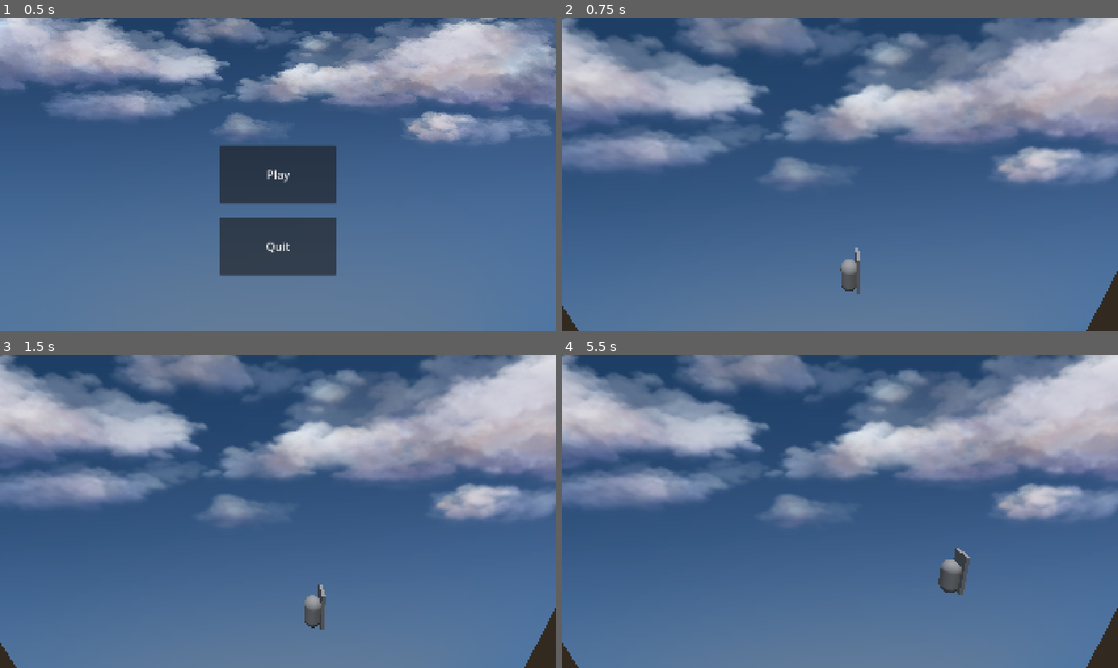
Above: before the commit, frames 1-4 (two rows, left to right).
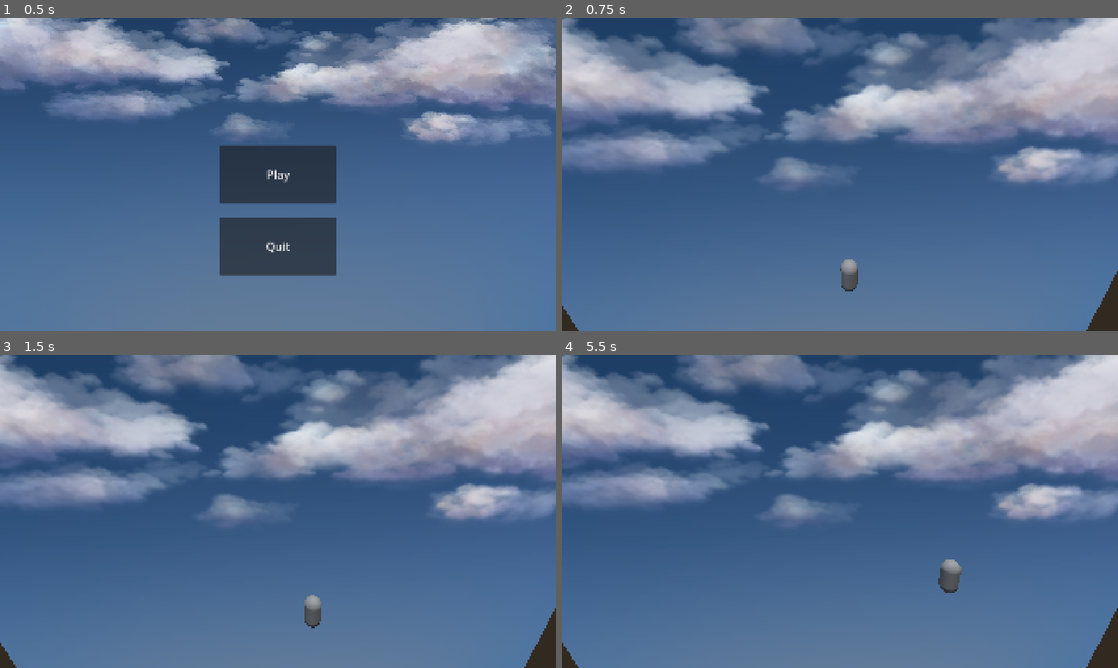
Above: after the commit, the same moments.

Repository: Derpest2Dude/AGL-Mini-Game-Jam-Team-2
Game: Godot game, scene res://Scenes/Levels/main_menu.tscn
The game is run twice, just before and just after one commit, with the same random seed, the same clock (stepped at 60 frames per second) and the same inputs.
Inputs:
- Up to frame 1 (0.5 s): no input
- Up to frame 2 (0.75 s): click "Play" at 0.5 s
- Up to frame 3 (1.5 s): tap Enter at 1.25 s; hold D (move_right) from 1.28 s (still down)
- Up to frame 4 (5.5 s): tap W (jump) at 1.52, 2.27, 5.27 s; release D (move_right) at 2.03 s; hold A (move_left) 2.03-2.78 s; tap Space at 2.75 s; hold D (move_right) 2.78-3.5 s; click "Back to Menu" at 3.5 s; click "Play" at 4.25 s; tap Enter at 5 s; hold D (move_right) from 5.03 s (still down)

Frame 1 is identical in both runs. In frame 2, less than 0.1% of the frame differs, in the area x 52-54%, y 73-89%; in frame 3, 0.1%; in frame 4, 0.2%, in the area x 70-74%, y 61-77%.

Commit message:
Make ledge detection invisible

Diff:
--- a/Scenes/Test Scenes/test_player.tscn
+++ b/Scenes/Test Scenes/test_player.tscn
@@ -8,9 +8,6 @@
 [sub_resource type="CapsuleMesh" id="CapsuleMesh_qk2o7"]
 
 [sub_resource type="BoxShape3D" id="BoxShape3D_qk2o7"]
-size = Vector3(0.2, 2.4, 1)
-
-[sub_resource type="BoxMesh" id="BoxMesh_avojk"]
 size = Vector3(0.2, 2.4, 1)
 
 [node name="TestPlayer" type="CharacterBody3D" unique_id=684845934]
@@ -30,8 +27,5 @@
 transform = Transform3D(1, 0, 0, 0, 1, 0, 0, 0, 1, 0.500539, 0.29999995, 0)
 shape = SubResource("BoxShape3D_qk2o7")
 
-[node name="MeshInstance3D2" type="MeshInstance3D" parent="LedgeDetection/CollisionShape3D" unique_id=1850866964]
-mesh = SubResource("BoxMesh_avojk")
-
 [connection signal="body_entered" from="LedgeDetection" to="." method="_on_ledge_detection_body_entered"]
 [connection signal="body_exited" from="LedgeDetection" to="." method="_on_ledge_detection_body_exited"]
